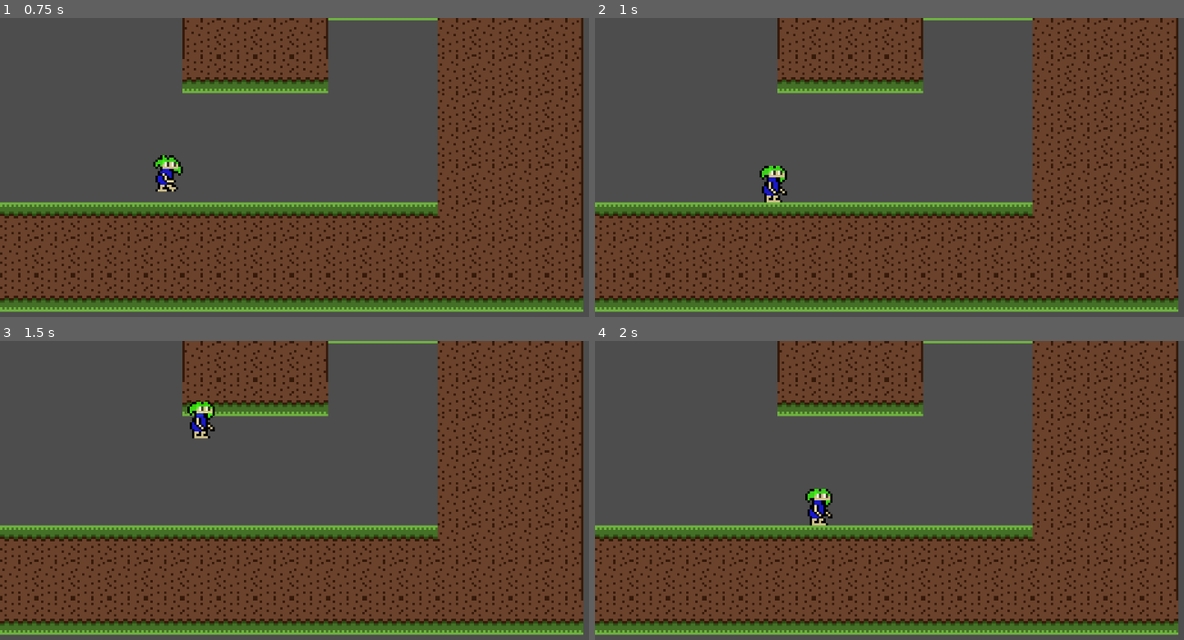
Above: before the commit, frames 1-4 (two rows, left to right).
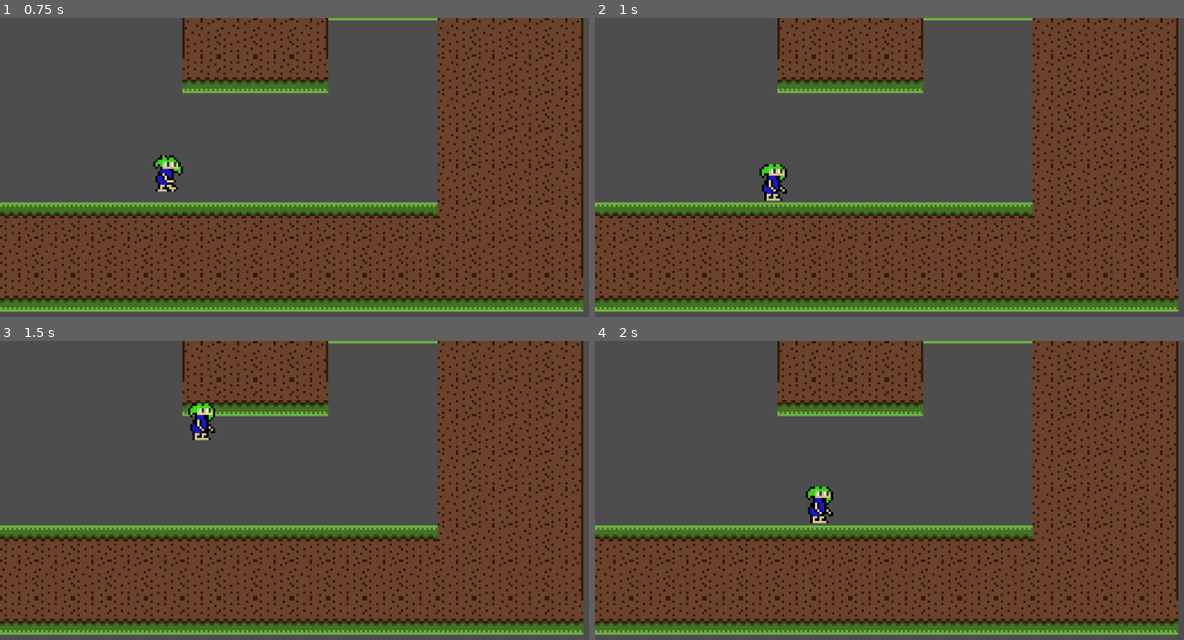
Above: after the commit, the same moments.

Repository: ragoit00/Lemmingss
Game: Godot game, scene res://scenes/menu.tscn
The game is run twice, just before and just after one commit, with the same random seed, the same clock (stepped at 60 frames per second) and the same inputs.
Inputs (mouse positions are in pixels of both pictures, inside the frame that each line leads up to):
- Up to frame 1 (0.75 s): click "Start" at 0.5 s
- Up to frame 2 (1 s): no input
- Up to frame 3 (1.5 s): tap Enter (ui_accept) at 1.25 s; move the mouse to (471, 508) at 1.27 s; click (471, 508) at 1.42 s
- Up to frame 4 (2 s): tap Enter (ui_accept) at 1.52 s

Frame 1 is identical in both runs. In frame 2, 0.3% of the frame differs, in the area x 27-33%, y 48-62%; in frame 3, 0.3%; in frame 4, 0.4%, in the area x 35-41%, y 48-62%.

Commit message:
multiple lemmings

Diff:
--- a/scenes/player.tscn
+++ b/scenes/player.tscn
@@ -43,6 +43,7 @@
 radius = 4.0
 
 [node name="Player" type="CharacterBody2D"]
+safe_margin = 1.0
 script = ExtResource("1_smyyd")
 
 [node name="AnimatedSprite2D" type="AnimatedSprite2D" parent="."]
--- a/scripts/player.gd
+++ b/scripts/player.gd
@@ -1,8 +1,13 @@
 extends CharacterBody2D
+
 
 const SPEED = 20.0
 const JUMP_VELOCITY = -300.0
+
 @onready var player2D = $AnimatedSprite2D
+
+func _ready():
+	motion_mode = MOTION_MODE_GROUNDED
 # Variable to track movement direction (1 for right, -1 for left)
 var direction := 1
 
@@ -30,3 +35,9 @@
 			#player2D.flip_h = true
 		#else:
 			#player2D.flip_h = false
+#func _input(event):
+	#if event is InputEventMouseButton:
+		#if event.button_index == MOUSE_BUTTON_LEFT and event.pressed:
+			#if is_pixel_opaque(get_local_mouse_position()):
+				#print("Sprite Clicked")
+	#
